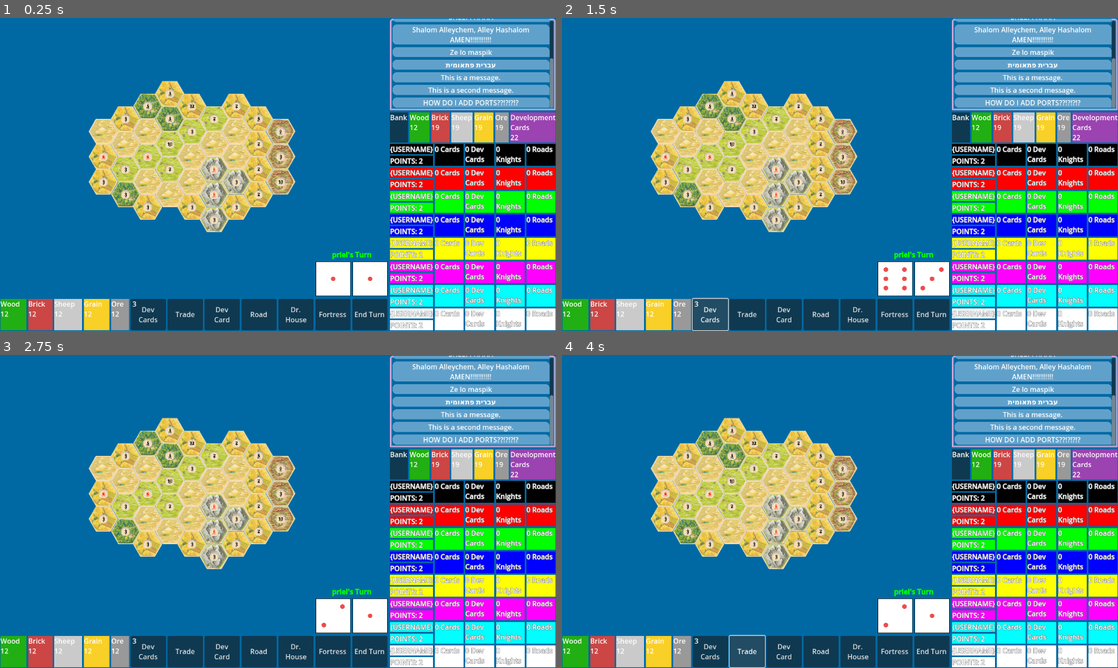
Above: before the commit, frames 1-4 (two rows, left to right).
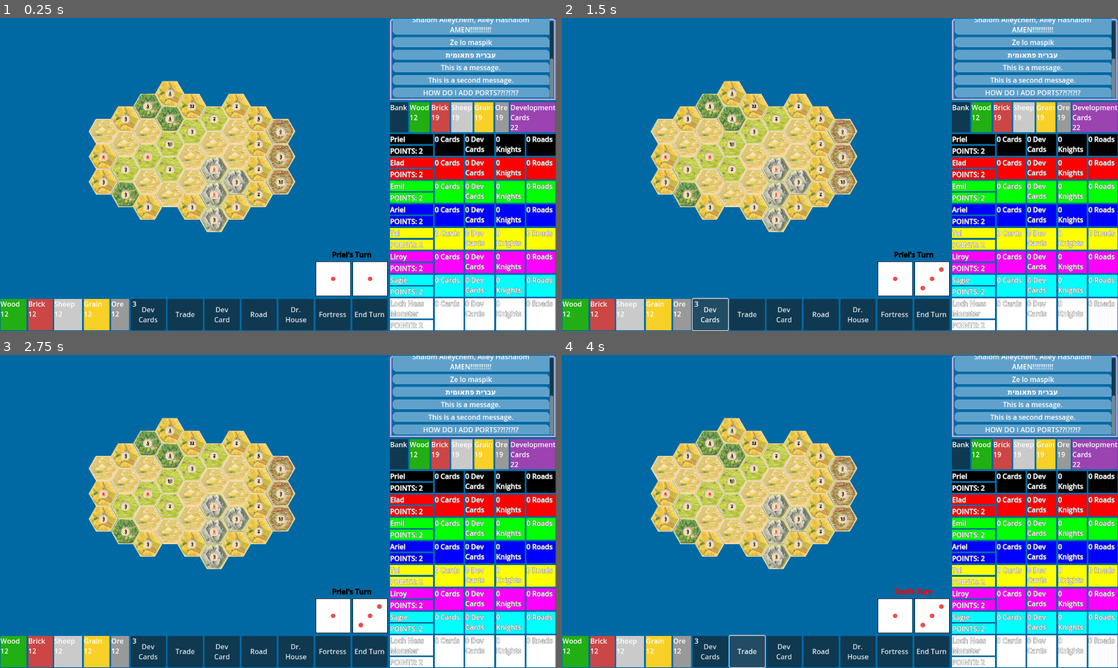
Above: after the commit, the same moments.

Repository: C0dot/Settlers-Of-Persia
Game: Godot game, scene res://main_game.tscn
Same seed, same stepped clock (60 frames per second), same inputs: the game is played once before the commit and once after it.
Inputs (mouse positions are in pixels of both pictures, inside the frame that each line leads up to):
- Up to frame 1 (0.25 s): no input
- Up to frame 2 (1.5 s): click (895, 277) at 0.5 s; click "Dev Cards" at 1.25 s
- Up to frame 3 (2.75 s): click (372, 614) at 2.02 s
- Up to frame 4 (4 s): click "End Turn" at 2.75 s; click "Trade" at 3.5 s

The runs differ from the first frame. In frame 1, 18% of the frame differs, in the area x 59-100%, y 0-100%; in frame 2, 18%, in the area x 57-100%, y 0-100%; in frame 3, 18%; in frame 4, 18%.

Commit message:
refactor stage 2 - overlay complete. added some minor features here and there along the way. Notes: 1. should probably wrap some of the add/rmv functions in ui.gd into a single package. 2. you can probably couple all 3 gamepiece adding functions to a generalized one with a Dict, but thats a lotta coupling for nothing but a minor bottleneck so i decided against it for now. if we add changed cost rules down the line i'll do it. 3. same idea with the counters. if we add optional resource types, then we should couple it.

Diff:
--- a/globals.gd
+++ b/globals.gd
@@ -1,6 +1,9 @@
 extends Node
 
-var current_player: int = 4
+var current_player: int = 0:
+	set(value):
+		current_player = value % 8
+		turn_passed.emit()
 var player_count: int = 8
 var mouse_on_log: bool = false
 var pan_toggle: bool = false:
@@ -9,6 +12,7 @@
 			pan_val = -1
 		else:
 			pan_val = 1
+		pan_toggle = value
 
 var pan_val: int = 1
 
@@ -17,3 +21,5 @@
 @warning_ignore("unused_signal") signal build_road_toggle
 @warning_ignore("unused_signal") signal build_house_toggle
 @warning_ignore("unused_signal") signal build_fortress_toggle
+@warning_ignore("unused_signal") signal setup_complete # this signal is used to wait for the game to load. emit it whenever some code breaks because something else hasn't loaded in yet at the start of the game.
+signal turn_passed
--- a/main_game.gd
+++ b/main_game.gd
@@ -5,10 +5,14 @@
 var instance: Node
 
 func _ready() -> void:
+	# example array below will be recieved from the lobby scene.
+	var names: Array[String] = ["Priel", "Elad", "Emil", "Ariel", "Tal", "Liroy", "Sagie", "Loch Ness Monster"]
 	for player in Globals.player_count:
 		instance = PLAYER_COUNTER.instantiate()
 		instance.player_number = player
+		instance.username = names.pop_front()
 		$CanvasLayer/Control/TrackerTab/VBoxContainer.add_child(instance)
+	Globals.setup_complete.emit()
 
 func _process(_delta: float) -> void:
 	if not Globals.mouse_on_log:
--- a/overlay/bank_counter.gd
+++ b/overlay/bank_counter.gd
@@ -2,23 +2,23 @@
 
 var wood: int = 19:
 	set(value):
-		$"Wood".text = "Wood\n" + str(value)
+		$Wood.text = "Wood\n" + str(value)
 		wood = value
 var brick: int = 19:
 	set(value):
-		$"Brick".text = "Brick\n" + str(value)
+		$Brick.text = "Brick\n" + str(value)
 		brick = value
 var sheep: int = 19:
 	set(value):
-		$"Sheep".text = "Sheep\n" + str(value)
+		$Sheep.text = "Sheep\n" + str(value)
 		sheep = value
 var grain: int = 19:
 	set(value):
-		$"Grain".text = "Grain\n" + str(value)
+		$Grain.text = "Grain\n" + str(value)
 		grain = value
 var ore: int = 19:
 	set(value):
-		$"Ore".text = "Ore\n" + str(value)
+		$Ore.text = "Ore\n" + str(value)
 		ore = value
 var dev_cards: Dictionary[String, int] = {
 	"Knight": 14,
@@ -29,7 +29,7 @@
 }
 var dev_cards_count: int = 25:
 	set(value):
-		$"DevCards".text = "Development\nCards\n" + str(value)
+		$DevCards.text = "Development\nCards\n" + str(value)
 		dev_cards_count = value
 
 func add_dev_card(type: String):
--- a/overlay/current_player.gd
+++ /dev/null
@@ -1,6 +0,0 @@
-extends RichTextLabel
-
-
-func set_turn_label(color: Color, username: String) -> void:
-	var hex = color.to_html()
-	text = "[center][color=" + hex + "][b]" + username + "'s Turn[/b][/color][/center]"
--- a/overlay/dice_container.gd
+++ b/overlay/dice_container.gd
@@ -10,24 +10,23 @@
 ]
 
 var rng = RandomNumberGenerator.new()
-
-var value: int
 var dice1_number: int
 var dice2_number: int
+var value: int
+
+func _ready() -> void:
+	rng.randomize()
+
+func set_dice(is_enabled: bool) -> void:
+	$Dice1.disabled = not is_enabled
+	$Dice2.disabled = not is_enabled
 
 func roll_dice() -> void:
-	rng.randomize()
-	dice1_number = rng.randi_range(1, 6)
-	dice2_number = rng.randi_range(1, 6)
-	value = dice1_number + dice2_number
-
-	print("dice1: " + str(dice1_number) + " | dice2: " + str(dice2_number) + "\ncombined: " + str(value))
+	dice1_number = rng.randi_range(0, 5)
+	dice2_number = rng.randi_range(0, 5)
+	value = dice1_number + dice2_number + 2
 
 	$DiceRollSfx.play()
-	$Dice1.texture_normal = dice_textures[dice1_number - 1]
-	$Dice2.texture_normal = dice_textures[dice2_number - 1]
-
-
-func toggle_dice() -> void:
-	$Dice1.disabled = not $Dice1.disabled
-	$Dice2.disabled = not $Dice2.disabled
+	$Dice1.texture_normal = dice_textures[dice1_number]
+	$Dice2.texture_normal = dice_textures[dice2_number]
+	set_dice(false)
--- a/overlay/game_ui_overlay.tscn
+++ b/overlay/game_ui_overlay.tscn
@@ -1,10 +1,8 @@
-[gd_scene load_steps=23 format=3 uid="uid://b8j7quidaqxsn"]
+[gd_scene load_steps=21 format=3 uid="uid://b8j7quidaqxsn"]
 
 [ext_resource type="Script" uid="uid://bd11nsjt2in5i" path="res://overlay/ui.gd" id="1_dbbde"]
-[ext_resource type="Script" uid="uid://77rlrnlrkww4" path="res://overlay/test.gd" id="1_s5y2m"]
 [ext_resource type="Script" uid="uid://dsndow0maujxb" path="res://overlay/resources.gd" id="2_2jk4y"]
 [ext_resource type="Texture2D" uid="uid://bw4w57gvorivg" path="res://overlay/dice-1.png" id="2_adx3h"]
-[ext_resource type="Script" uid="uid://76phawhjxfm5" path="res://overlay/current_player.gd" id="2_dbbde"]
 [ext_resource type="Script" uid="uid://dpe3vrsn8ccic" path="res://overlay/log.gd" id="2_futde"]
 [ext_resource type="Script" uid="uid://bbenqatf8sy2s" path="res://overlay/bank_counter.gd" id="2_j2xrw"]
 [ext_resource type="Script" uid="uid://cr6j2pdq6xnrx" path="res://overlay/dice_container.gd" id="3_1cxvs"]
@@ -66,7 +64,6 @@
 grow_vertical = 2
 size_flags_horizontal = 3
 size_flags_vertical = 3
-script = ExtResource("1_s5y2m")
 
 [node name="OtherTab" type="MarginContainer" parent="Control"]
 layout_mode = 2
@@ -100,9 +97,9 @@
 bbcode_enabled = true
 text = "{USERNAME}'s Turn"
 fit_content = true
-script = ExtResource("2_dbbde")
 
 [node name="DiceContainer" type="HBoxContainer" parent="Control/OtherTab/HBoxContainer/OnMapOverlay/VBoxContainer"]
+unique_name_in_owner = true
 layout_mode = 2
 theme_override_constants/separation = 5
 script = ExtResource("3_1cxvs")
@@ -297,6 +294,7 @@
 size_flags_vertical = 3
 
 [node name="BankCounter" type="HBoxContainer" parent="Control/TrackerTab/VBoxContainer"]
+unique_name_in_owner = true
 layout_mode = 2
 script = ExtResource("2_j2xrw")
 
@@ -368,5 +366,6 @@
 [connection signal="pressed" from="Control/OtherTab/HBoxContainer/ActionBar/Road" to="." method="_on_road_pressed"]
 [connection signal="pressed" from="Control/OtherTab/HBoxContainer/ActionBar/House" to="." method="_on_house_pressed"]
 [connection signal="pressed" from="Control/OtherTab/HBoxContainer/ActionBar/Fortress" to="." method="_on_fortress_pressed"]
+[connection signal="pressed" from="Control/OtherTab/HBoxContainer/ActionBar/EndTurn" to="." method="_on_end_turn_pressed"]
 [connection signal="mouse_entered" from="Control/TrackerTab/VBoxContainer/Log" to="Control/TrackerTab/VBoxContainer/Log" method="_on_mouse_entered"]
 [connection signal="mouse_exited" from="Control/TrackerTab/VBoxContainer/Log" to="Control/TrackerTab/VBoxContainer/Log" method="_on_mouse_exited"]
--- a/overlay/log.gd
+++ b/overlay/log.gd
@@ -6,7 +6,7 @@
 	var instance = MESSAGE.instantiate()
 	instance.text = "[center]"+message+"[/center]"
 	$ScrollContainer/MessageBoard.add_child(instance)
-	await get_tree().process_frame
+	await get_tree().process_frame # needed to scroll to new bottom.
 	$ScrollContainer.scroll_vertical = int($ScrollContainer.get_v_scroll_bar().max_value)
 
 func _on_mouse_entered() -> void:
--- a/overlay/player_counter.gd
+++ b/overlay/player_counter.gd
@@ -2,9 +2,9 @@
 
 var username: String: # set on initialization
 	get:
-		return %"Username".text
+		return %Username.text
 	set(value):
-		%"Username".text = value
+		%Username.text = value
 var player_number: int: # set on initialization
 	set(value):
 		player_color = Globals.player_colors[value]
@@ -21,23 +21,23 @@
 				child.set("theme_override_styles/normal", current_box)
 var points: int = 2:
 	set(value):
-		%"Points".text = "Points: " + str(value)
+		%Points.text = "Points: " + str(value)
 		points = value
 var number_of_cards: int = 0:
 	set(value):
-		%"CardCounter".text = str(value) + " Cards"
+		%CardCounter.text = str(value) + " Cards"
 		number_of_cards = value
 var number_of_dev_cards: int = 0:
 	set(value):
-		%"DevCardCounter".text = str(value) + " Dev Cards"
+		%DevCardCounter.text = str(value) + " Dev Cards"
 		number_of_dev_cards = value
 var number_of_knights: int = 0:
 	set(value):
-		%"ArmyCounter".text = str(value) + " Knights"
+		%ArmyCounter.text = str(value) + " Knights"
 		number_of_knights = value
 var number_of_roads: int = 1:
 	set(value):
-		%"RoadCounter".text = str(value) + " Roads"
+		%RoadCounter.text = str(value) + " Roads"
 		number_of_roads = value
 var has_longest_road: bool = false
 var has_largest_army: bool = false
--- a/overlay/resources.gd
+++ b/overlay/resources.gd
@@ -2,23 +2,23 @@
 
 var wood: int = 0:
 	set(value):
-		$"Wood".text = "Wood\n" + str(value)
+		$Wood.text = "Wood\n" + str(value)
 		wood = value
 var brick: int = 0:
 	set(value):
-		$"Brick".text = "Brick\n" + str(value)
+		$Brick.text = "Brick\n" + str(value)
 		brick = value
 var sheep: int = 0:
 	set(value):
-		$"Sheep".text = "Sheep\n" + str(value)
+		$Sheep.text = "Sheep\n" + str(value)
 		sheep = value
 var grain: int = 0:
 	set(value):
-		$"Grain".text = "Grain\n" + str(value)
+		$Grain.text = "Grain\n" + str(value)
 		grain = value
 var ore: int = 0:
 	set(value):
-		$"Ore".text = "Ore\n" + str(value)
+		$Ore.text = "Ore\n" + str(value)
 		ore = value
 var dev_cards: Dictionary[String, int] = {
 	"Knight": 0,
@@ -40,3 +40,4 @@
 func rmv_dev_card(type: String):
 	dev_cards[type] -= 1
 	dev_cards_count -= 1
+	$"../DevCards".tooltip_text = "%d Knights\n%d Road Building\n%d Year Of Plenty\n%d Fortnite Monopoly\n%d Secret Point" % dev_cards.values()
--- a/overlay/test.gd
+++ /dev/null
@@ -1,30 +0,0 @@
-extends HBoxContainer
-
-func _ready() -> void:
-	print("test.gd:")
-	%Log.post("Garfield 2024")
-	%Log.post("Ace")
-	%Log.post("Attorney")
-	%Log.post("I LOVE BALATRO")
-	%Log.post("[b]ELAD[/b] HAS GIVEN 5 TREES TO [b]PRIEL[/b] FOR 1 SHEEP. HAHA")
-	%Log.post("Shalom Alleychem, Alley Hashalom AMEN!!!!!!!!!!!")
-	%Log.post("Ze lo maspik")
-	%Log.post("עברית פתאומית")
-	%Log.post("This is a message.")
-	%Log.post("This is a second message.")
-	%Log.post("HOW DO I ADD PORTS??!?!?!?")
-	$"TrackerTab/VBoxContainer/BankCounter".wood = 12
-	$"TrackerTab/VBoxContainer/BankCounter".rmv_dev_card("Knight")
-	$"TrackerTab/VBoxContainer/BankCounter".rmv_dev_card("Year Of Plenty")
-	$"TrackerTab/VBoxContainer/BankCounter".rmv_dev_card("Fortnite Monopoly")
-	$"OtherTab/HBoxContainer/ActionBar/Resources".add_dev_card("Knight")
-	$"OtherTab/HBoxContainer/ActionBar/Resources".add_dev_card("Year Of Plenty")
-	$"OtherTab/HBoxContainer/ActionBar/Resources".add_dev_card("Fortnite Monopoly")
-	%"CurrentPlayer".set_turn_label(Globals.player_colors[2],"priel")
-	# Globals.pan_toggle = true
-	$"OtherTab/HBoxContainer/ActionBar/Resources".wood = 12
-	$"OtherTab/HBoxContainer/ActionBar/Resources".brick = 12
-	$"OtherTab/HBoxContainer/ActionBar/Resources".sheep = 12
-	$"OtherTab/HBoxContainer/ActionBar/Resources".grain = 12
-	$"OtherTab/HBoxContainer/ActionBar/Resources".ore = 12
-	print("end of test.gd output.")
--- a/overlay/ui.gd
+++ b/overlay/ui.gd
@@ -35,3 +35,43 @@
 		if my == active_fortresses:
 			%Resources.grain -= 2
 			%Resources.ore -= 3
+
+func update_turn_label() -> void:
+	%CurrentPlayer.text = "[center][color=" + Globals.player_colors[Globals.current_player].to_html() + "][b]" + $"Control/TrackerTab/VBoxContainer".get_children()[Globals.current_player+2].username + "'s Turn[/b][/color][/center]"
+
+func _on_end_turn_pressed() -> void:
+	Globals.current_player += 1
+	%DiceContainer.set_dice(true)
+
+
+func _ready() -> void:
+	## Testing functions.
+	%Log.post("Garfield 2024")
+	%Log.post("Ace")
+	%Log.post("Attorney")
+	%Log.post("I LOVE BALATRO")
+	%Log.post("[b]ELAD[/b] HAS GIVEN 5 TREES TO [b]PRIEL[/b] FOR 1 SHEEP. HAHA")
+	%Log.post("Shalom Alleychem, Alley Hashalom AMEN!!!!!!!!!!!")
+	%Log.post("Ze lo maspik")
+	%Log.post("עברית פתאומית")
+	%Log.post("This is a message.")
+	%Log.post("This is a second message.")
+	%Log.post("HOW DO I ADD PORTS??!?!?!?")
+	%BankCounter.wood = 12
+	%BankCounter.rmv_dev_card("Knight")
+	%BankCounter.rmv_dev_card("Year Of Plenty")
+	%BankCounter.rmv_dev_card("Fortnite Monopoly")
+	%Resources.add_dev_card("Knight")
+	%Resources.add_dev_card("Year Of Plenty")
+	%Resources.add_dev_card("Fortnite Monopoly")
+	%Resources.wood = 12
+	%Resources.brick = 12
+	%Resources.sheep = 12
+	%Resources.grain = 12
+	%Resources.ore = 12
+	# Globals.pan_toggle = true
+
+	## actual ui.gd code
+	await Globals.setup_complete
+	update_turn_label()
+	Globals.turn_passed.connect(update_turn_label)
Not shown, removed: overlay/current_player.gd.uid
Not shown, removed: overlay/test.gd.uid
